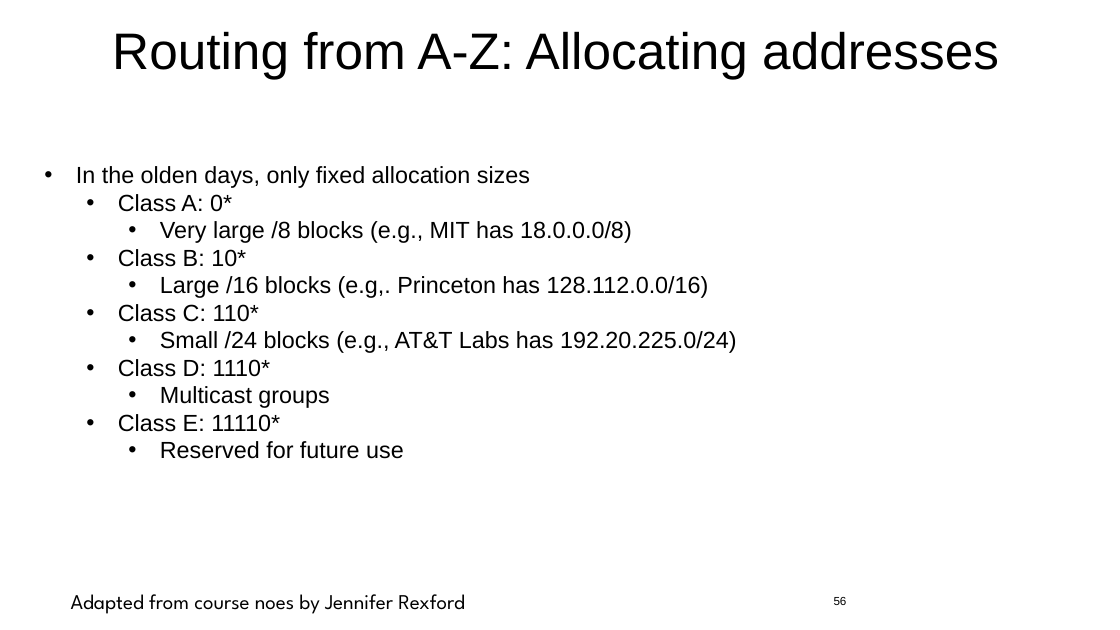
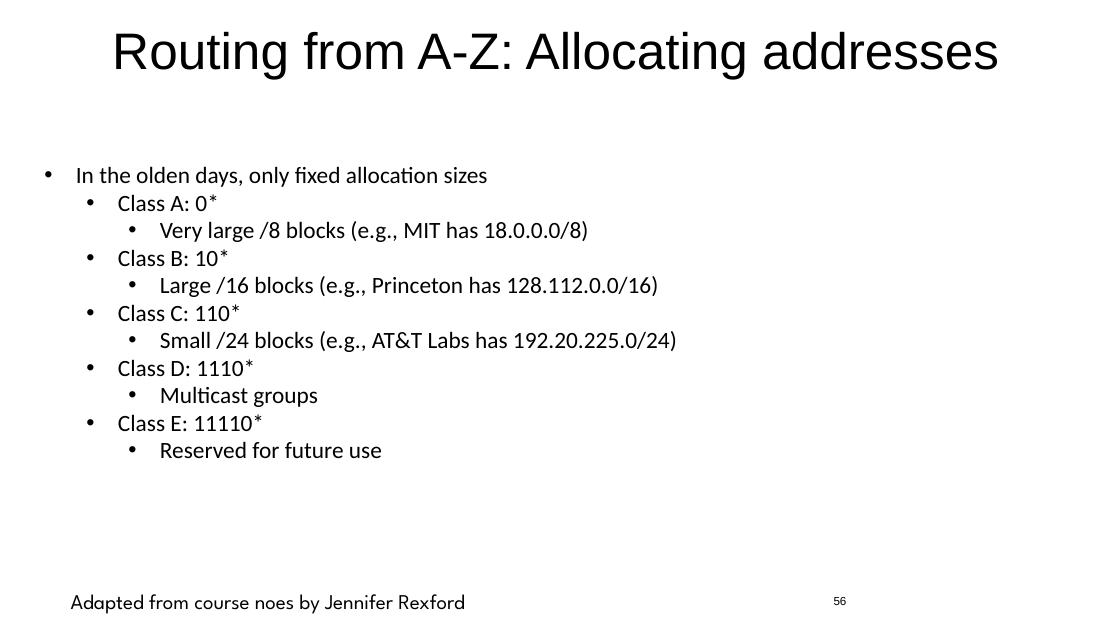
Before and after one commit to jlmucb/class_notes, a slide deck: slide 56 of IoT/pptx/IoTSoftwareNetworking.pptx. Drawn at 1120x630 pixels with LibreOffice and Linux fonts; fonts in the diff are those of the drawing. Boxes give left, top, right and bottom in pixels: in the first picture for what was removed or moved away, otherwise in the second. Text is boxed around its words. In the diff, an @@ line names an element or a change of style, - is before the commit and + after.

```diff
--- a/IoT/pptx/IoTSoftwareNetworking.pptx
+++ b/IoT/pptx/IoTSoftwareNetworking.pptx
@@ text at (76,166,677,458): font Arial to Calibri in "In the olden days, only fixed allocation ...", "Class A: 0*", "Very large /8 blocks (e.g., MIT has ...", "Class B: 10*" and 6 more places @@
@@ text at (160,276,658,297): text changed; font Arial to Calibri @@
-    • Large /16 blocks (e.g,. Princeton has 128.112.0.0/16)
+    • Large /16 blocks (e.g., Princeton has 128.112.0.0/16)
```
Also in this commit, not shown: 21 other slides changed, 1 slide added.
